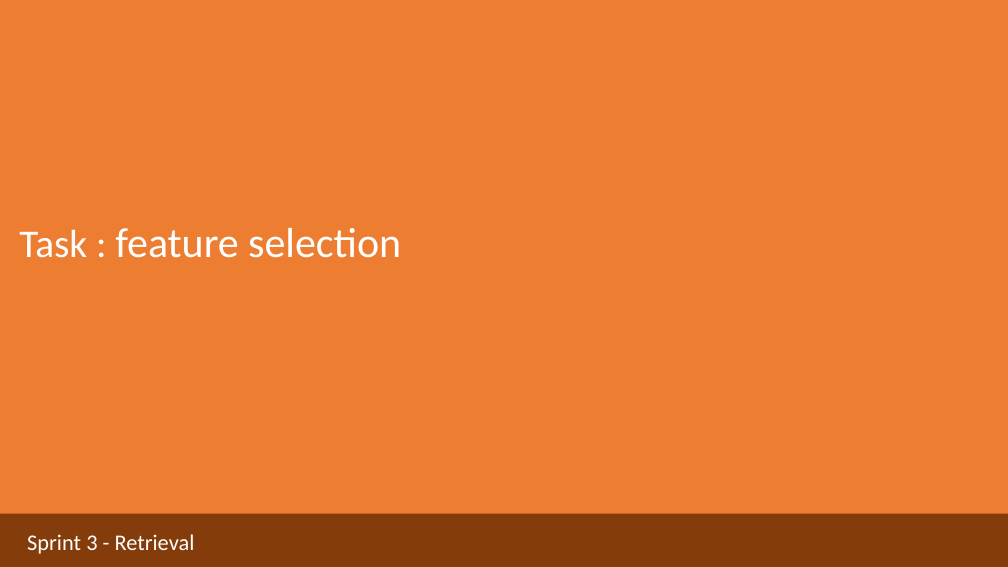
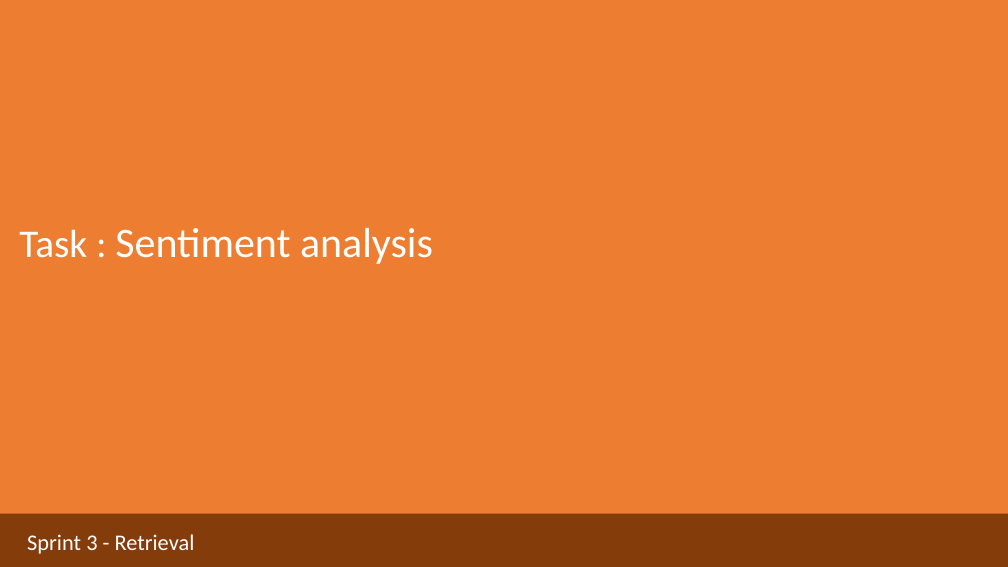
Before and after one commit to ua-dsf/ML_sprint, a slide deck: slide 3 of sprint2_classification/module1_regression_part2.pptx (slide 7 before the commit). Drawn at 1008x567 pixels with LibreOffice and Linux fonts; fonts in the diff are those of the drawing. Boxes give left, top, right and bottom in pixels: in the first picture for what was removed or moved away, otherwise in the second. Text is boxed around its words. In the diff, an @@ line names an element or a change of style, - is before the commit and + after.

```diff
--- a/sprint2_classification/module1_regression_part2.pptx
+++ b/sprint2_classification/module1_regression_part2.pptx
@@ text at <box>19,228,433,264</box>: text changed @@
-Task : feature selection
+Task : Sentiment analysis
```
Also in this commit, not shown: 3 other slides changed, 8 slides added, 1 slide removed, 15 other files.
